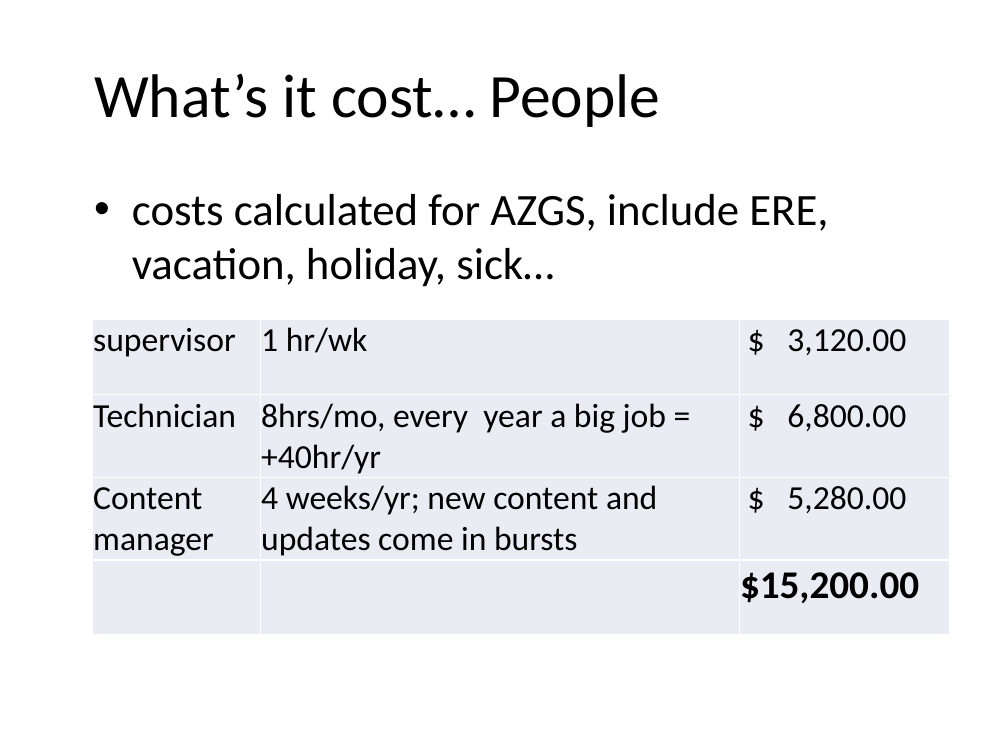
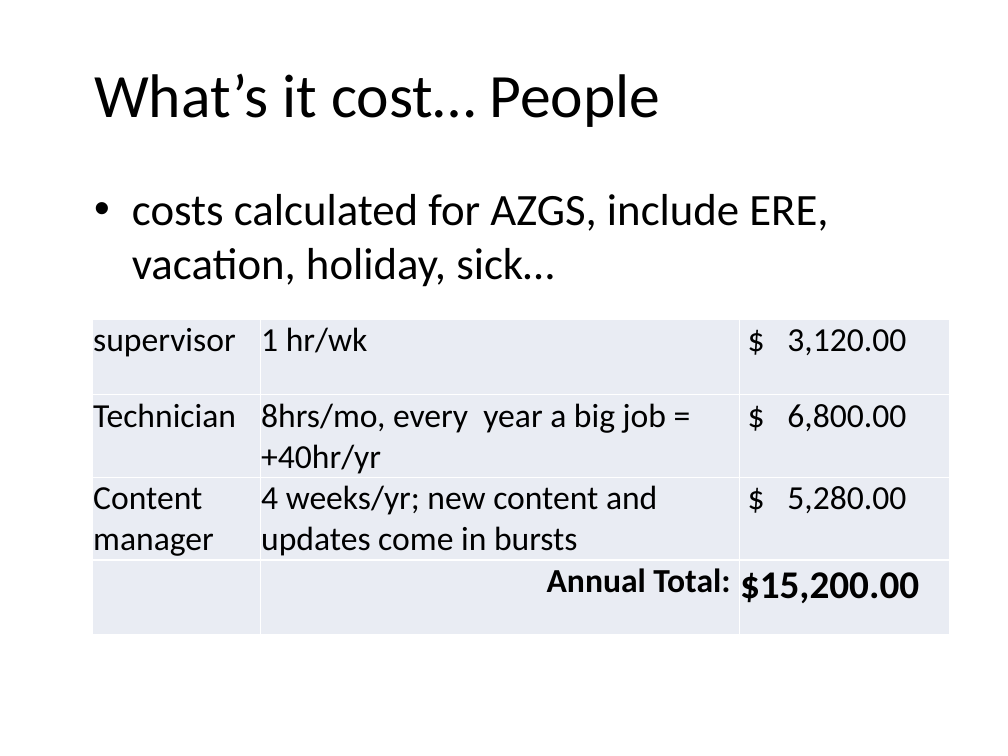
Before and after one commit to usgin/Workshops, a slide deck: slide 13 of WesternRegionalWorkshop/NGDSSustainability.pptx (slide 10 before the commit). Drawn at 1008x756 pixels with LibreOffice and Linux fonts; fonts in the diff are those of the drawing; background and template pictures are left out. Boxes give left, top, right and bottom in pixels: in the first picture for what was removed or moved away, otherwise in the second. Text is boxed around its words. In the diff, an @@ line names an element or a change of style, - is before the commit and + after.

```diff
--- a/WesternRegionalWorkshop/NGDSSustainability.pptx
+++ b/WesternRegionalWorkshop/NGDSSustainability.pptx
@@ table at [93, 320, 950, 633] @@
-row 4, column 2: 
+row 4, column 2: Annual Total:
```
Also in this commit, not shown: 5 other slides changed, 3 slides added, 1 other file.
